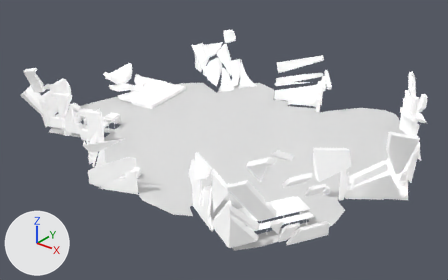
The Blender file bowerbird_webxr/src/assets/Models/detailednavmesh-v4.blend as it was, and as the next commit left it.
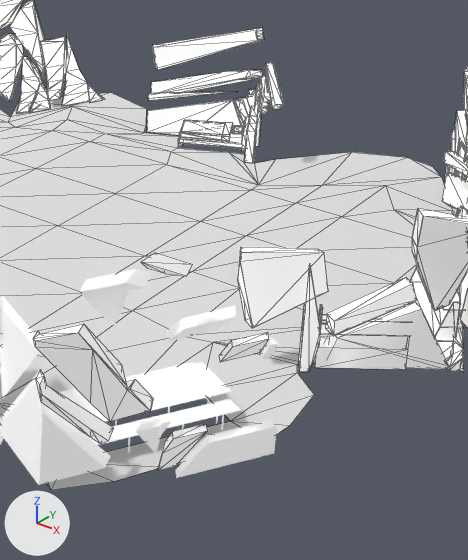
There are two pictures of each version: one whole from a camera (50 mm lens) standing at (26.9, -36.5, 21.3) and looking at (-0.2, -2.6, 0.3), one close up on the part from 47% to 92% of the width and 16% to 100% of the height. The lights are fixed; the arrows at lower left show +X, +Y and +Z. The close-ups show mesh edges as thin lines.

Objects in the first close-up: '1_scene', '2_scene', '3_scene', '9_scene', 'Cafe_Wall001_cell010', 'Cafe_Wall001_cell010_1', 'Cafe_Wall001_cell010_2', 'Cafe_Wall001_cell010_3', 'Plane'.
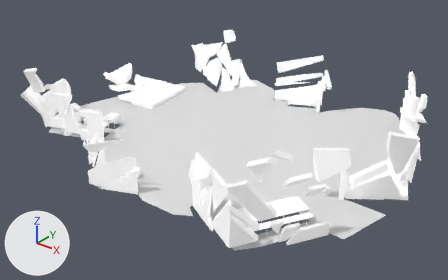
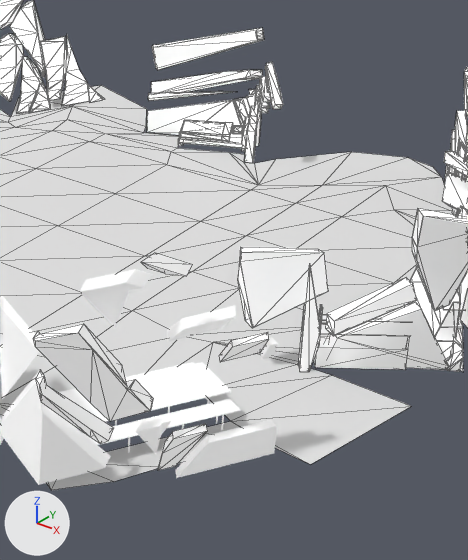
The change, as a diff of the scene's bpy script:
```diff
--- a/bowerbird_webxr/src/assets/Models/detailednavmesh-v4.blend.py
+++ b/bowerbird_webxr/src/assets/Models/detailednavmesh-v4.blend.py
@@ me_plane @@
 me_plane.from_pydata(...)  # 156 vertices, 224 faces; spans x -0.93..1.07, y -0.97..0.91, z -0.02..0.09
 # used by ob_plane; location = (0.0, -1.28, 0.0); rotation_euler = (0.0, 0.0, 3.142), in degrees (0, 0, 180); scale = (14.1, 13.1, 0.0)
-me_plane.vertices[103].co = (-0.77, 0.25, 0.0)  # pixel (297, 372)
-me_plane.vertices[106].co = (-0.85, 0.44, 0.0)  # pixel (290, 425)
-me_plane.vertices[107].co = (-0.84, 0.31, 0.0)  # pixel (314, 394)
-me_plane.vertices[11].co = (0.42, -0.87, 0.0)  # pixel (111, 92)
-me_plane.vertices[70].co = (0.59, -0.63, 0.0)  # pixel (18, 100)
+# me_plane part 1
+me_plane.vertices[103].co = (-0.83, 0.21, 0.0)  # pixel (332, 375)
+me_plane.vertices[106].co = (-0.94, 0.53, 0.0)  # pixel (310, 464)
+me_plane.vertices[107].co = (-1.0, 0.22, 0.0)  # pixel (411, 406)
+# me_plane part 2
+me_plane.vertices[11].co = (0.48, -0.9, 0.0)  # pixel (101, 85)
+me_plane.vertices[70].co = (0.61, -0.65, 0.0)  # pixel (18, 97)
@@ ob_plane @@
 ob_plane.rotation_euler = (0.0, 0.0, 3.142)  # degrees (0, 0, 180)
-ob_plane.scale = (14.1, 13.1, 0.0)
+ob_plane.scale = (14.1, 13.1, 0.1)
```

Location of each change, [x1, y1, x2, y2] in pixels of the close-ups (468 x 560 px; the box of a moved part takes in the faces that stretch with it):
'Plane', reshaped, rescaled: before [0, 93, 454, 490]; after [0, 85, 454, 490]
part 1 of me_plane, moved or reshaped: before [209, 364, 314, 435]; after [209, 364, 411, 464]
part 2 of me_plane, moved or reshaped: before [11, 93, 146, 117]; after [11, 85, 146, 117]
